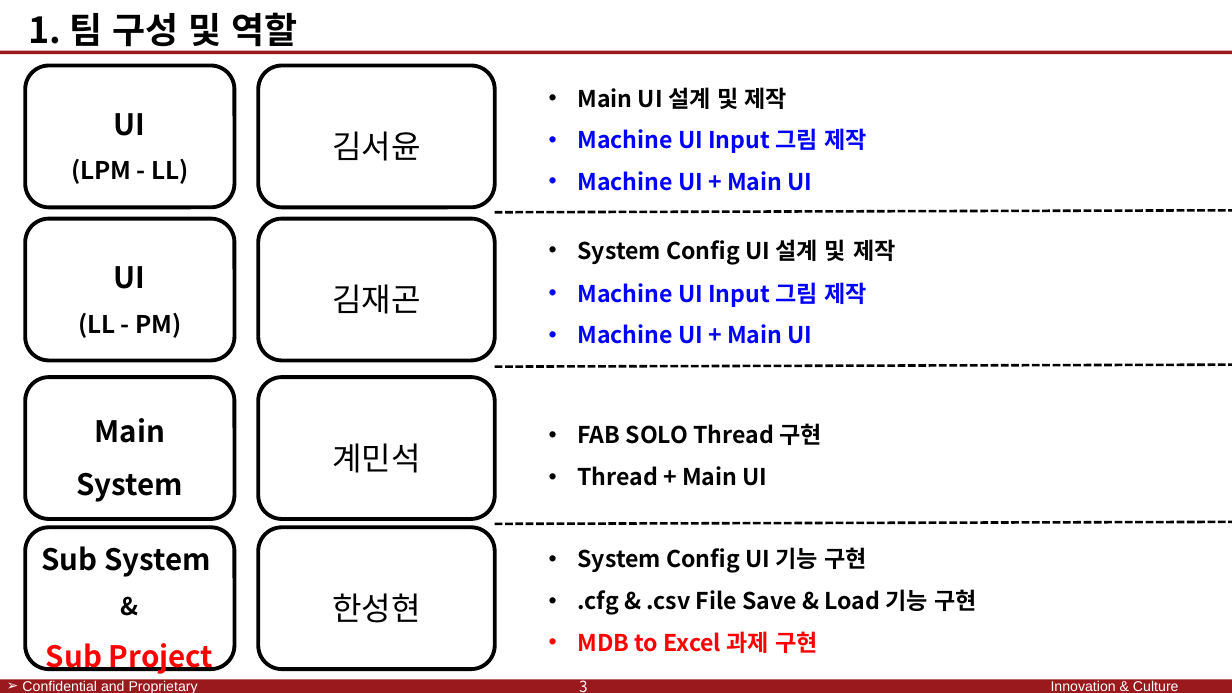
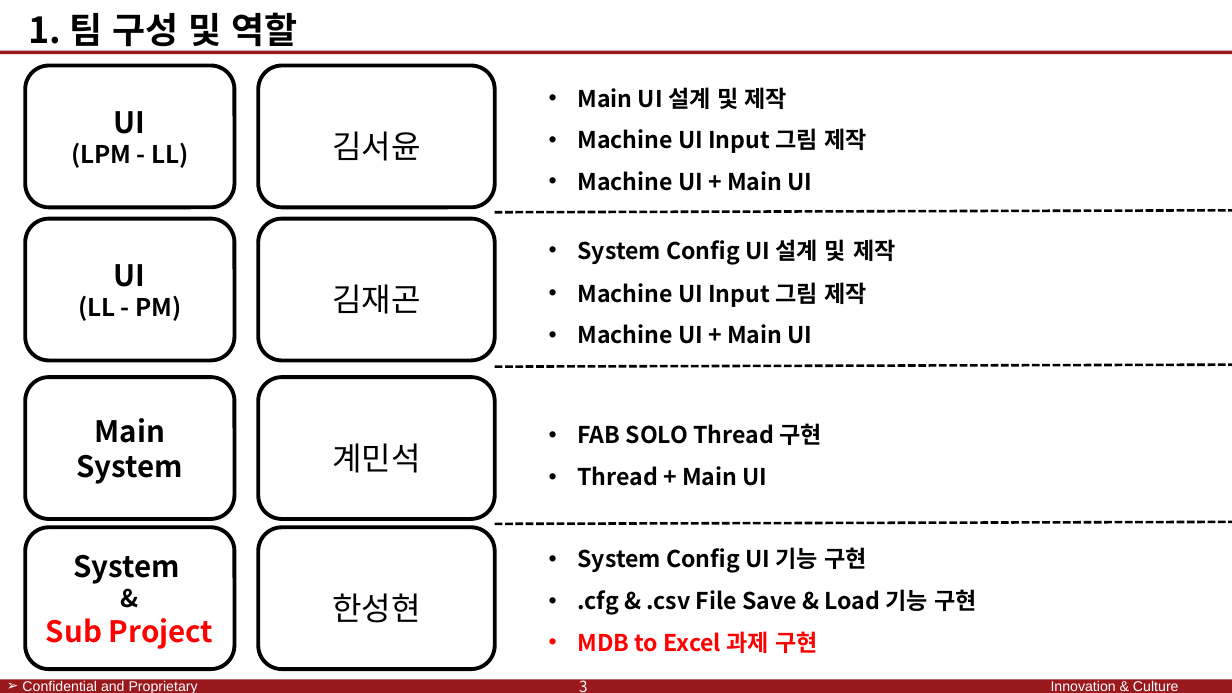
Before and after one commit to SaintSeong/JusungProject, a slide deck: slide 3 of A조 발표/A조 발표 최종.pptx. Drawn at 1232x693 pixels with LibreOffice and Linux fonts; fonts in the diff are those of the drawing; background and template pictures are left out. Boxes give left, top, right and bottom in pixels: in the first picture for what was removed or moved away, otherwise in the second. Text is boxed around its words. In the diff, an @@ line names an element or a change of style, - is before the commit and + after.

```diff
--- a/A조 발표/A조 발표 최종.pptx
+++ b/A조 발표/A조 발표 최종.pptx
@@ text at (577, 128, 867, 191): text colour #0000FF to #000000 in "Machine UI Input 그림 제작", "Machine UI + Main UI" @@
@@ line spacing 1.5 to 1 in 3 elements at (25, 377, 234, 519), (25, 66, 234, 208), (25, 219, 234, 361) @@
@@ text at (577, 282, 867, 344): text colour #0000FF to #000000 in "Machine UI Input 그림 제작", "Machine UI + Main UI" @@
@@ text in rounded rectangle at (73, 554, 180, 584): text changed @@
-Sub System
+System
@@ text in rounded rectangle at (46, 618, 213, 649): line spacing 1.5 to 1 @@
```
Also in this commit, not shown: 6 other slides changed, 1 other file.
